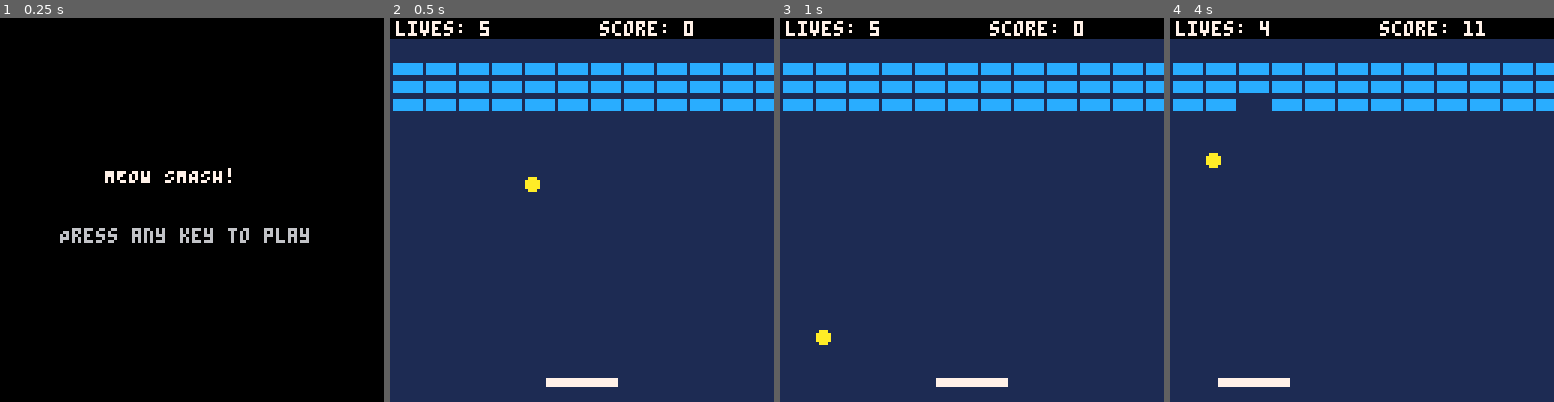
Above: before the commit, frames 1-4 (left to right).
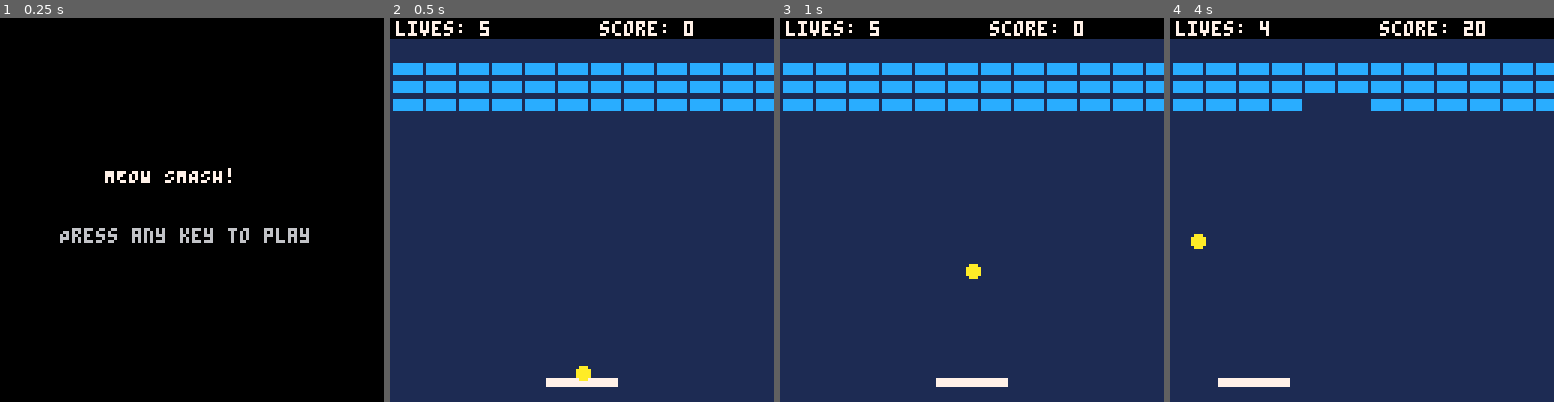
Above: after the commit, the same moments.

Repository: clintkelly/orbit-guard
Game: PICO-8 cartridge meow_smash.p8
Same seed, same stepped clock (60 frames per second), same inputs: the game is played once before the commit and once after it.
Inputs:
- Up to frame 1 (0.25 s): no input
- Up to frame 2 (0.5 s): tap X (X key) at 0.33 s
- Up to frame 3 (1 s): tap O (Z key) at 0.7 s
- Up to frame 4 (4 s): tap X (X key) at 1.07, 1.85, 2.97 s; hold Right 1.6-2.1 s; tap O (Z key) every 0.4 s from 1.7 to 3.7 s; hold Up 2.15-2.42 s; hold Right 2.47-3.03 s; hold Left 3.08-3.58 s; hold Down 3.63-3.97 s

Frame 1 is identical in both runs. In frame 2, 0.3% of the frame differs, in the area x 35-53%, y 41-95%; in frame 3, 0.3%; in frame 4, 1.1%, in the area x 5-83%, y 0-61%.

Commit message:
Add sticky ball launch system to Meow Smash
New sticky ball mechanics:
- Ball starts attached to paddle center-top position
- Paddle tracks last movement direction for launch targeting
- X button launches ball at 45° angle based on paddle direction
- Left movement + X = 45° left launch
- Right movement + X = 45° right launch
- No movement + X = straight up launch
- Ball returns to sticky state after losing a life
- Improved game control and strategic paddle positioning

🤖 Generated with [Claude Code](https://claude.ai/code)

Co-Authored-By: Claude <noreply@anthropic.com>

Diff:
--- a/meow_smash_code/main.lua
+++ b/meow_smash_code/main.lua
@@ -12,6 +12,7 @@
 		dx = 0, -- current speed
 		friction = 1.2, -- factor by which to reduce speed every frame after button is released
 		flash_timer = 0, -- timer for red flash effect
+		last_direction = 0, -- track last movement direction for ball launch
 	}
 	setmetatable(obj, self)
 	self.__index = self
@@ -23,10 +24,12 @@
 	-- left/right movement
 	if btn(0) then -- left
 		self.dx = -1 * self.max_speed
+		self.last_direction = -1
 		button_pressed = true
 	end
 	if btn(1) then -- right
 		self.dx = self.max_speed
+		self.last_direction = 1
 		button_pressed = true
 	end
 
@@ -90,13 +93,10 @@
 		x = 64,
 		y = 40,
 		radius = 2,
-		dx = 1 + rnd(1), -- random x speed 1-3
-		dy = 1 + rnd(1)  -- random y speed 1-2
+		dx = 0, -- start stationary
+		dy = 0, -- start stationary
+		is_sticky = true, -- start attached to paddle
 	}
-	-- randomize initial direction
-	if rnd(1) < 0.5 then
-		obj.dx = -obj.dx
-	end
 	setmetatable(obj, self)
 	self.__index = self
 	return obj
@@ -140,6 +140,33 @@
 end
 
 function ball:update()
+	-- handle sticky state
+	if self.is_sticky then
+		-- stick ball to top of paddle
+		self.x = player_paddle.x + player_paddle.width / 2
+		self.y = player_paddle.y - self.radius
+
+		-- check for launch (X button)
+		if btnp(4) then
+			self.is_sticky = false
+			local speed = 2
+			if player_paddle.last_direction < 0 then
+				-- launch 45 degrees to the left
+				self.dx = -speed * 0.707 -- cos(45°)
+				self.dy = -speed * 0.707 -- sin(45°) - negative for upward
+			elseif player_paddle.last_direction > 0 then
+				-- launch 45 degrees to the right
+				self.dx = speed * 0.707
+				self.dy = -speed * 0.707
+			else
+				-- launch straight up if no direction set
+				self.dx = 0
+				self.dy = -speed
+			end
+		end
+		return -- don't do normal physics when sticky
+	end
+
 	-- calculate next position
 	local next_x = self.x + self.dx
 	local next_y = self.y + self.dy
@@ -163,47 +190,51 @@
 		if player_lives <= 0 then
 			game_state = "game_over"
 		else
-			-- reset ball position (below the bricks)
-			self.x = 64
-			self.y = 40
-			self.dx = 1 + rnd(1)
-			self.dy = 1 + rnd(1)
-			if rnd(1) < 0.5 then
-				self.dx = -self.dx
-			end
-		end
-	end
-
-	-- check paddle collision
-	local collision = self:check_paddle_collision(next_x, next_y)
-	if collision == "side" then
-		self.dx = -self.dx
-		player_paddle:flash()
-		player_score += 1
-		sfx(0)
-	elseif collision == "top" then
-		self.dy = -abs(self.dy)
-		player_paddle:flash()
-		player_score += 1
-		sfx(0)
+			-- reset ball to sticky state
+			self.is_sticky = true
+			self.dx = 0
+			self.dy = 0
+		end
+	end
+
+	-- check paddle collision (only when not sticky)
+	if not self.is_sticky then
+		local collision = self:check_paddle_collision(next_x, next_y)
+		if collision == "side" then
+			self.dx = -self.dx
+			player_paddle:flash()
+			player_score += 1
+			sfx(0)
+		elseif collision == "top" then
+			self.dy = -abs(self.dy)
+			player_paddle:flash()
+			player_score += 1
+			sfx(0)
+		end
 	end
 
 	-- check brick collisions
+	local hit_a_brick = false -- make sure we don't bounce twice
+
 	for brick in all(bricks) do
 		if brick.active then
 			local brick_collision = self:check_box_collision(next_x, next_y, brick.x, brick.y, brick.width, brick.height)
 			if brick_collision == "side" then
-				self.dx = -self.dx
+				if not hit_a_brick then
+					self.dx = -self.dx
+					hit_a_brick = true
+				end
 				brick.active = false
 				player_score += 10
 				sfx(2)
-				break
 			elseif brick_collision == "top" then
-				self.dy = -self.dy
+				if not hit_a_brick then
+					self.dy = -self.dy
+					hit_a_brick = true
+				end
 				brick.active = false
 				player_score += 10
 				sfx(2)
-				break
 			end
 		end
 	end
